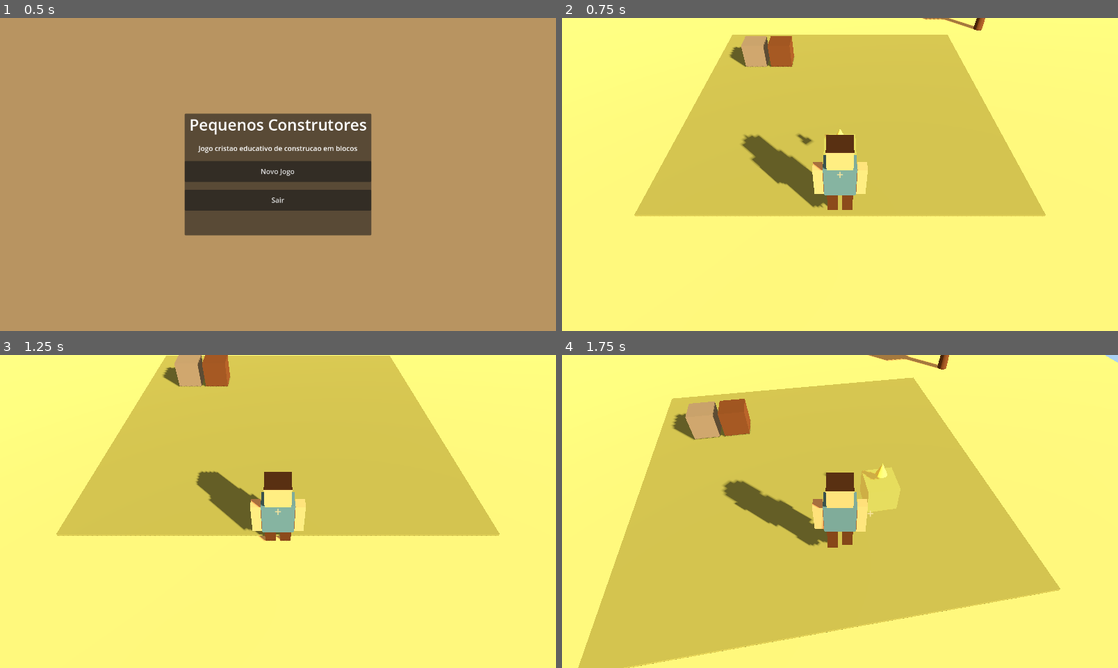
Above: before the commit, frames 1-4 (two rows, left to right).
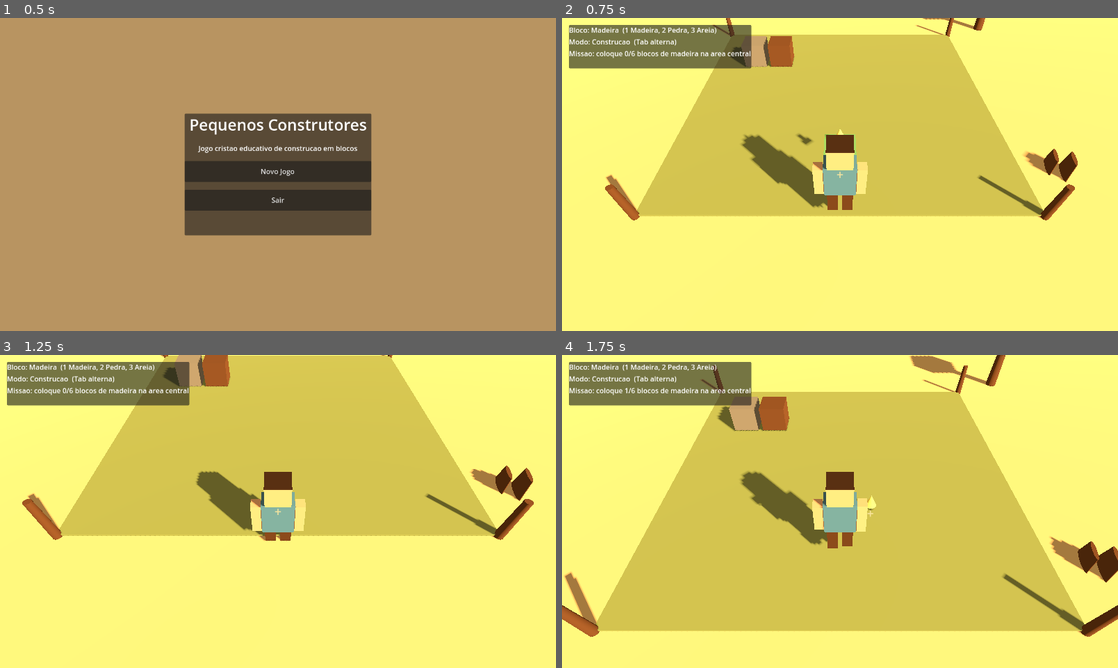
Above: after the commit, the same moments.

Repository: Luizgjunior/pequenosconstrutores
Game: Godot game, scene res://scenes/Main.tscn
Two runs of this game, one before a commit and one after it. Both use one fixed random seed, a clock stepped at 60 frames per second and the inputs below.
Inputs (mouse positions are in pixels of both pictures, inside the frame that each line leads up to):
- Up to frame 1 (0.5 s): no input
- Up to frame 2 (0.75 s): click "Novo Jogo" at 0.5 s
- Up to frame 3 (1.25 s): no input
- Up to frame 4 (1.75 s): tap Enter at 1.25 s; move the mouse to (867, 511) at 1.27 s; press the mouse at (867, 511) at 1.28 s; hold W (move_forward) from 1.28 s (still down); tap Space (jump) at 1.52 s; right-click (867, 511) at 1.55 s

Frame 1 is identical in both runs. In frame 2, 6.1% of the frame differs, in the area x 1-93%, y 0-65%; in frame 3, 6.2%; in frame 4, 23%, in the area x 0-100%, y 0-100%.

Commit message:
Adiciona melhorias de construcao e missao inicial

Diff:
--- a/scenes/Game.tscn
+++ b/scenes/Game.tscn
@@ -28,3 +28,26 @@
 text = "+"
 horizontal_alignment = 1
 vertical_alignment = 1
+
+[node name="HudLayer" type="CanvasLayer" parent="."]
+
+[node name="Panel" type="PanelContainer" parent="HudLayer"]
+offset_left = 16.0
+offset_top = 16.0
+offset_right = 430.0
+offset_bottom = 116.0
+
+[node name="VBox" type="VBoxContainer" parent="HudLayer/Panel"]
+layout_mode = 2
+
+[node name="SelectedBlockLabel" type="Label" parent="HudLayer/Panel/VBox"]
+layout_mode = 2
+text = "Bloco: Madeira"
+
+[node name="ModeLabel" type="Label" parent="HudLayer/Panel/VBox"]
+layout_mode = 2
+text = "Modo: Construcao"
+
+[node name="MissionLabel" type="Label" parent="HudLayer/Panel/VBox"]
+layout_mode = 2
+text = "Missao: coloque 0/6 blocos de madeira na area central"
--- a/scenes/world/World.tscn
+++ b/scenes/world/World.tscn
@@ -67,6 +67,28 @@
 material_override = SubResource("Material_dry_grass")
 mesh = SubResource("BoxMesh_build_area")
 
+[node name="BuildMarkers" type="Node3D" parent="Terrain"]
+
+[node name="MarkerPostNorthWest" type="MeshInstance3D" parent="Terrain/BuildMarkers"]
+transform = Transform3D(0.55, 0, 0, 0, 0.8, 0, 0, 0, 0.55, -6, 0.75, -6)
+material_override = SubResource("Material_wood")
+mesh = SubResource("CylinderMesh_trunk")
+
+[node name="MarkerPostNorthEast" type="MeshInstance3D" parent="Terrain/BuildMarkers"]
+transform = Transform3D(0.55, 0, 0, 0, 0.8, 0, 0, 0, 0.55, 6, 0.75, -6)
+material_override = SubResource("Material_wood")
+mesh = SubResource("CylinderMesh_trunk")
+
+[node name="MarkerPostSouthWest" type="MeshInstance3D" parent="Terrain/BuildMarkers"]
+transform = Transform3D(0.55, 0, 0, 0, 0.8, 0, 0, 0, 0.55, -6, 0.75, 6)
+material_override = SubResource("Material_wood")
+mesh = SubResource("CylinderMesh_trunk")
+
+[node name="MarkerPostSouthEast" type="MeshInstance3D" parent="Terrain/BuildMarkers"]
+transform = Transform3D(0.55, 0, 0, 0, 0.8, 0, 0, 0, 0.55, 6, 0.75, 6)
+material_override = SubResource("Material_wood")
+mesh = SubResource("CylinderMesh_trunk")
+
 [node name="BlockSamples" type="Node3D" parent="."]
 
 [node name="StoneBlock" type="MeshInstance3D" parent="BlockSamples"]
@@ -80,6 +102,36 @@
 mesh = SubResource("BoxMesh_block")
 
 [node name="Decorations" type="Node3D" parent="."]
+
+[node name="Rocks" type="Node3D" parent="Decorations"]
+
+[node name="RockNorth" type="MeshInstance3D" parent="Decorations/Rocks"]
+transform = Transform3D(1.8, 0, 0, 0, 0.55, 0, 0, 0, 1.2, 0, 0.48, -14)
+material_override = SubResource("Material_stone")
+mesh = SubResource("BoxMesh_block")
+
+[node name="RockEast" type="MeshInstance3D" parent="Decorations/Rocks"]
+transform = Transform3D(1.2, 0, 0, 0, 0.65, 0, 0, 0, 1.6, 14, 0.52, 2)
+material_override = SubResource("Material_stone")
+mesh = SubResource("BoxMesh_block")
+
+[node name="RockSouth" type="MeshInstance3D" parent="Decorations/Rocks"]
+transform = Transform3D(1.4, 0, 0, 0, 0.5, 0, 0, 0, 1, -3, 0.45, 14)
+material_override = SubResource("Material_stone")
+mesh = SubResource("BoxMesh_block")
+
+[node name="WoodPile" type="Node3D" parent="Decorations"]
+transform = Transform3D(0.965926, 0, -0.258819, 0, 1, 0, 0.258819, 0, 0.965926, 7, 0.4, 4)
+
+[node name="Log1" type="MeshInstance3D" parent="Decorations/WoodPile"]
+transform = Transform3D(0.35, 0, 0, 0, 0.35, 0, 0, 0, 1.8, 0, 0, 0)
+material_override = SubResource("Material_wood")
+mesh = SubResource("CylinderMesh_trunk")
+
+[node name="Log2" type="MeshInstance3D" parent="Decorations/WoodPile"]
+transform = Transform3D(0.35, 0, 0, 0, 0.35, 0, 0, 0, 1.8, 0.45, 0.12, 0.15)
+material_override = SubResource("Material_wood")
+mesh = SubResource("CylinderMesh_trunk")
 
 [node name="Tree1" type="Node3D" parent="Decorations"]
 transform = Transform3D(1, 0, 0, 0, 1, 0, 0, 0, 1, 8, 0.2, -7)
--- a/scripts/blocks/BlockBuilder.gd
+++ b/scripts/blocks/BlockBuilder.gd
@@ -7,13 +7,18 @@
 const BUILD_LIMIT := 16.0
 const AIM_SPEED := 1.0
 const AIM_MARGIN := 18.0
+const SAVE_PATH := "user://placed_blocks.json"
+const MISSION_WOOD_TARGET := 6
+const MISSION_AREA_LIMIT := 6.0
 
 @onready var placed_blocks_root: Node3D = $PlacedBlocks
 @onready var crosshair: Control = get_node_or_null("../AimLayer/Crosshair") as Control
+@onready var selected_block_label: Label = get_node_or_null("../HudLayer/Panel/VBox/SelectedBlockLabel") as Label
+@onready var mode_label: Label = get_node_or_null("../HudLayer/Panel/VBox/ModeLabel") as Label
+@onready var mission_label: Label = get_node_or_null("../HudLayer/Panel/VBox/MissionLabel") as Label
 
 var block_mesh := BoxMesh.new()
 var block_shape := BoxShape3D.new()
-var block_material := StandardMaterial3D.new()
 var preview_material := StandardMaterial3D.new()
 var blocked_preview_material := StandardMaterial3D.new()
 var arrow_material := StandardMaterial3D.new()
@@ -22,20 +27,26 @@
 var player: CharacterBody3D
 var camera: Camera3D
 var aim_screen_position := Vector2.ZERO
+var selected_block_type := "wood"
+var build_mode_enabled := true
+var block_materials := {}
 
 
 func _ready() -> void:
 	player = get_node_or_null("../Player") as CharacterBody3D
 	if player != null:
 		camera = player.get_node_or_null("CameraPivot/Camera3D") as Camera3D
+		if player.has_method("set_camera_control_enabled"):
+			player.set_camera_control_enabled(false)
 
 	aim_screen_position = get_viewport().get_visible_rect().size * 0.5
 	block_mesh.size = Vector3.ONE * BLOCK_SIZE
 	block_shape.size = Vector3.ONE * BLOCK_SIZE
-	block_material.albedo_color = Color(0.45, 0.27, 0.12, 1)
-	block_material.roughness = 0.9
+	_setup_block_materials()
 	_setup_preview()
 	_update_crosshair_position()
+	_load_blocks()
+	_update_hud()
 
 
 func _process(_delta: float) -> void:
@@ -44,11 +55,16 @@
 
 
 func _input(event: InputEvent) -> void:
-	if event is InputEventMouseMotion:
+	if event is InputEventKey and event.pressed and not event.echo:
+		_handle_key_input(event)
+	elif build_mode_enabled and event is InputEventMouseMotion:
 		_move_aim(event.relative * AIM_SPEED)
 
 
 func _unhandled_input(event: InputEvent) -> void:
+	if not build_mode_enabled:
+		return
+
 	if event.is_action_pressed("place_block"):
 		place_block_from_camera()
 		get_viewport().set_input_as_handled()
@@ -66,9 +82,77 @@
 	if not _can_place_at(block_position):
 		return
 
+	_create_block(block_position, selected_block_type)
+	_save_blocks()
+	_update_hud()
+
+
+func remove_block_from_camera() -> void:
+	var hit := _raycast_from_camera()
+	if hit.is_empty():
+		return
+
+	var collider := hit.get("collider") as Node
+	if collider != null and collider.is_in_group("placed_blocks"):
+		collider.queue_free()
+		await get_tree().process_frame
+		_save_blocks()
+		_update_hud()
+
+
+func _handle_key_input(event: InputEventKey) -> void:
+	var key := event.physical_keycode
+	if key == KEY_NONE:
+		key = event.keycode
+
+	match key:
+		KEY_1:
+			_select_block("wood")
+		KEY_2:
+			_select_block("stone")
+		KEY_3:
+			_select_block("sand")
+		KEY_TAB:
+			_toggle_build_mode()
+
+
+func _select_block(block_type: String) -> void:
+	if not block_materials.has(block_type):
+		return
+
+	selected_block_type = block_type
+	_update_hud()
+
+
+func _toggle_build_mode() -> void:
+	build_mode_enabled = not build_mode_enabled
+	if player != null and player.has_method("set_camera_control_enabled"):
+		player.set_camera_control_enabled(not build_mode_enabled)
+	if crosshair != null:
+		crosshair.visible = build_mode_enabled
+	_update_hud()
+
+
+func _setup_block_materials() -> void:
+	block_materials = {
+		"wood": _create_material(Color(0.45, 0.27, 0.12, 1)),
+		"stone": _create_material(Color(0.42, 0.40, 0.36, 1)),
+		"sand": _create_material(Color(0.76, 0.62, 0.39, 1)),
+	}
+
+
+func _create_material(color: Color) -> StandardMaterial3D:
+	var material := StandardMaterial3D.new()
+	material.albedo_color = color
+	material.roughness = 0.9
+	return material
+
+
+func _create_block(block_position: Vector3, block_type: String) -> StaticBody3D:
 	var block := StaticBody3D.new()
-	block.name = "WoodBlock"
+	block.name = "%sBlock" % block_type.capitalize()
 	block.position = block_position
+	block.set_meta("block_type", block_type)
 	block.add_to_group("placed_blocks")
 
 	var collision := CollisionShape3D.new()
@@ -77,24 +161,15 @@
 
 	var mesh_instance := MeshInstance3D.new()
 	mesh_instance.mesh = block_mesh
-	mesh_instance.material_override = block_material
+	mesh_instance.material_override = block_materials.get(block_type, block_materials.wood)
 	block.add_child(mesh_instance)
 
 	placed_blocks_root.add_child(block)
-
-
-func remove_block_from_camera() -> void:
-	var hit := _raycast_from_camera()
-	if hit.is_empty():
-		return
-
-	var collider := hit.get("collider") as Node
-	if collider != null and collider.is_in_group("placed_blocks"):
-		collider.queue_free()
+	return block
 
 
 func _setup_preview() -> void:
-	preview_material.albedo_color = Color(0.9, 0.72, 0.35, 0.42)
+	preview_material.albedo_color = Color(0.25, 0.9, 0.38, 0.42)
 	preview_material.transparency = BaseMaterial3D.TRANSPARENCY_ALPHA
 	preview_material.roughness = 0.8
 
@@ -129,6 +204,11 @@
 	if preview_block == null or preview_arrow == null:
 		return
 
+	if not build_mode_enabled:
+		preview_block.visible = false
+		preview_arrow.visible = false
+		return
+
 	var hit := _raycast_from_camera()
 	if hit.is_empty():
 		preview_block.visible = false
@@ -171,6 +251,43 @@
 		return
 
 	crosshair.global_position = aim_screen_position - crosshair.size * 0.5
+
+
+func _update_hud() -> void:
+	if selected_block_label != null:
+		selected_block_label.text = "Bloco: %s  (1 Madeira, 2 Pedra, 3 Areia)" % _get_block_display_name(selected_block_type)
+	if mode_label != null:
+		mode_label.text = "Modo: %s  (Tab alterna)" % ("Construcao" if build_mode_enabled else "Camera")
+	if mission_label != null:
+		var wood_count := _count_mission_wood_blocks()
+		if wood_count >= MISSION_WOOD_TARGET:
+			mission_label.text = "Missao: base da arca iniciada! Muito bem."
+		else:
+			mission_label.text = "Missao: coloque %d/%d blocos de madeira na area central" % [wood_count, MISSION_WOOD_TARGET]
+
+
+func _get_block_display_name(block_type: String) -> String:
+	match block_type:
+		"wood":
+			return "Madeira"
+		"stone":
+			return "Pedra"
+		"sand":
+			return "Areia"
+		_:
+			return block_type
+
+
+func _count_mission_wood_blocks() -> int:
+	var total := 0
+	for block in placed_blocks_root.get_children():
+		if not block is Node3D:
+			continue
+		if block.get_meta("block_type", "") != "wood":
+			continue
+		if abs(block.position.x) <= MISSION_AREA_LIMIT and abs(block.position.z) <= MISSION_AREA_LIMIT:
+			total += 1
+	return total
 
 
 func _get_place_position(hit: Dictionary) -> Vector3:
@@ -210,3 +327,44 @@
 			return false
 
 	return true
+
+
+func _save_blocks() -> void:
+	var blocks := []
+	for block in placed_blocks_root.get_children():
+		if not block is Node3D:
+			continue
+		blocks.append({
+			"type": block.get_meta("block_type", "wood"),
+			"position": [block.position.x, block.position.y, block.position.z],
+		})
+
+	var file := FileAccess.open(SAVE_PATH, FileAccess.WRITE)
+	if file == null:
+		return
+
+	file.store_string(JSON.stringify(blocks))
+
+
+func _load_blocks() -> void:
+	if not FileAccess.file_exists(SAVE_PATH):
+		return
+
+	var file := FileAccess.open(SAVE_PATH, FileAccess.READ)
+	if file == null:
+		return
+
+	var parsed = JSON.parse_string(file.get_as_text())
+	if not parsed is Array:
+		return
+
+	for block_data in parsed:
+		if not block_data is Dictionary:
+			continue
+		var position_data: Array = block_data.get("position", [])
+		if position_data.size() != 3:
+			continue
+		var block_position := Vector3(position_data[0], position_data[1], position_data[2])
+		var block_type: String = block_data.get("type", "wood")
+		if block_materials.has(block_type):
+			_create_block(block_position, block_type)
--- a/scripts/player/PlayerController.gd
+++ b/scripts/player/PlayerController.gd
@@ -19,6 +19,7 @@
 
 var gravity: float = ProjectSettings.get_setting("physics/3d/default_gravity")
 var mouse_captured := true
+var camera_control_enabled := false
 var walk_time := 0.0
 var current_camera_pitch := 45.0
 
@@ -36,7 +37,7 @@
 		get_viewport().set_input_as_handled()
 		return
 
-	if mouse_captured and event is InputEventMouseMotion:
+	if mouse_captured and camera_control_enabled and event is InputEventMouseMotion:
 		rotate_y(-event.relative.x * mouse_sensitivity)
 		current_camera_pitch = clamp(
 			current_camera_pitch + event.relative.y * mouse_sensitivity * camera_pitch_sensitivity,
@@ -44,6 +45,10 @@
 			max_camera_pitch_degrees
 		)
 		_update_camera_position()
+
+
+func set_camera_control_enabled(is_enabled: bool) -> void:
+	camera_control_enabled = is_enabled
 
 
 func _physics_process(delta: float) -> void:
